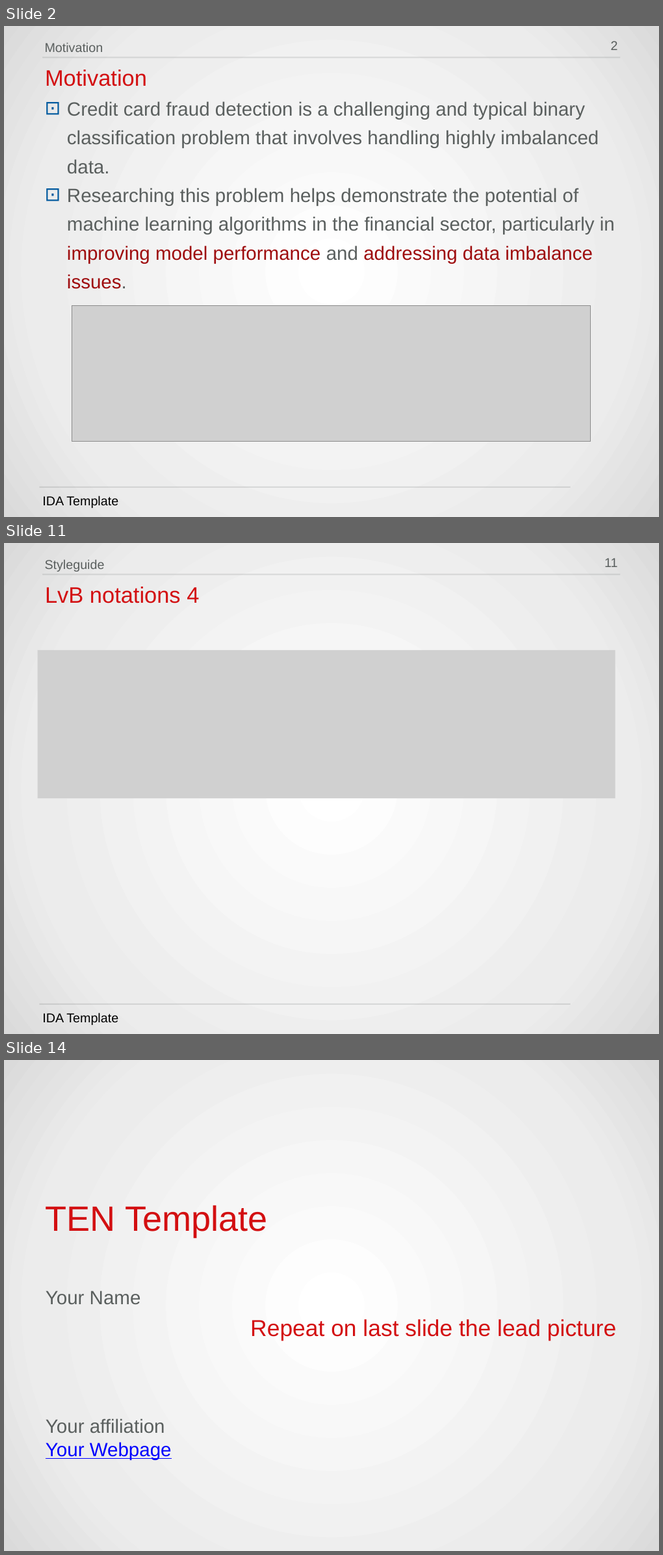
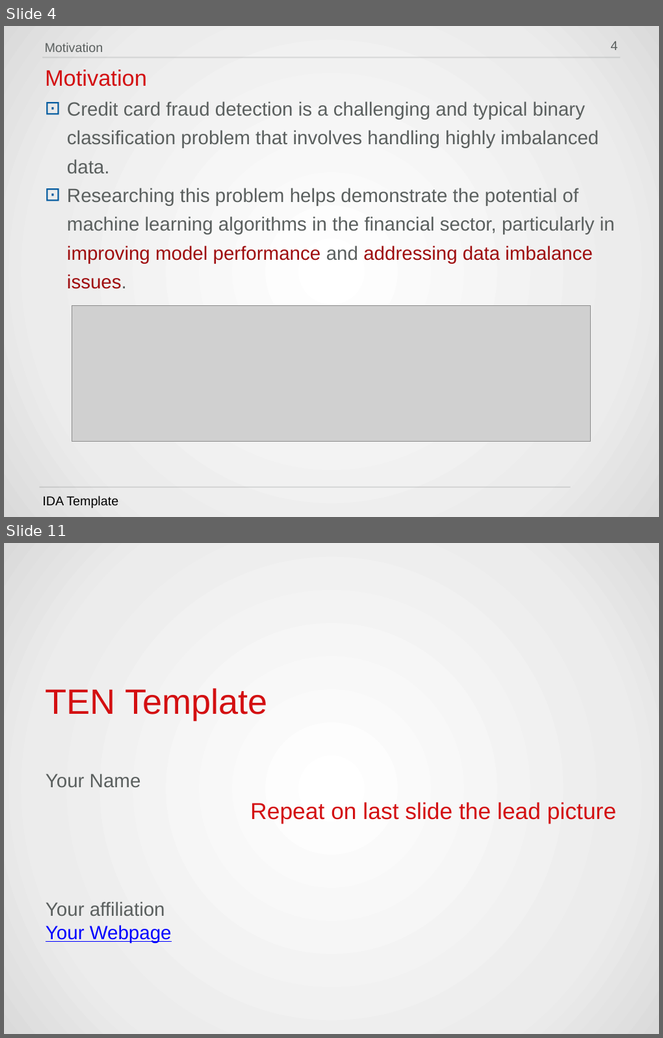
Before and after one commit to HWTeng-Teaching/202409-ML-FinTech, a slide deck: projects/5_機器學習應用於偵測信用卡詐欺的績效評估.pptx. Shown one above the other, each under a label of ours: slides 2, 11 and 14 before the commit, slides 4 and 11 after it; the slides between them are not shown. The pictures are 663x1555 and 663x1038 pixels, drawn with LibreOffice and Linux fonts; fonts in the diff are those of the drawing; grey boxes stand for pictures; background and template pictures are left out. Boxes give left, top, right and bottom in pixels: in the first picture for what was removed or moved away, otherwise in the second. Text is boxed around its words. In the diff, an @@ line names an element or a change of style, - is before the commit and + after.

```diff
--- a/projects/5_機器學習應用於偵測信用卡詐欺的績效評估.pptx
+++ b/projects/5_機器學習應用於偵測信用卡詐欺的績效評估.pptx
@@ slide 11 removed at box(4, 543, 659, 1034), background gradient #FFFFFF to #ECECEC to #DADADA; not listed: 2 template elements that a slide beside it also shows @@
@@ text removed at box(45, 560, 105, 572) @@
-Styleguide
@@ page number removed at box(605, 558, 618, 567) @@
-11
@@ text removed at box(45, 587, 199, 603) @@
-LvB notations 4
@@ picture removed at box(38, 650, 616, 798) @@
@@ text removed at box(42, 1013, 118, 1025) @@
-IDA Template
@@ what was slide 2 is now slide 4 @@
@@ page number at box(611, 41, 618, 50): text changed @@
-2
+4
@@ what was slide 14 is now slide 11 @@
```
Also in this commit, not shown: 2 slides changed, 6 slides added, 8 other slides removed.
